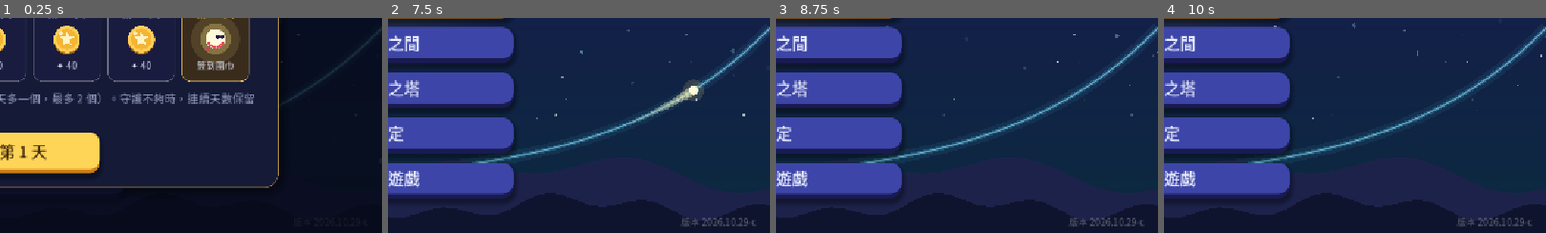
Above: before the commit, frames 1-4 (left to right).
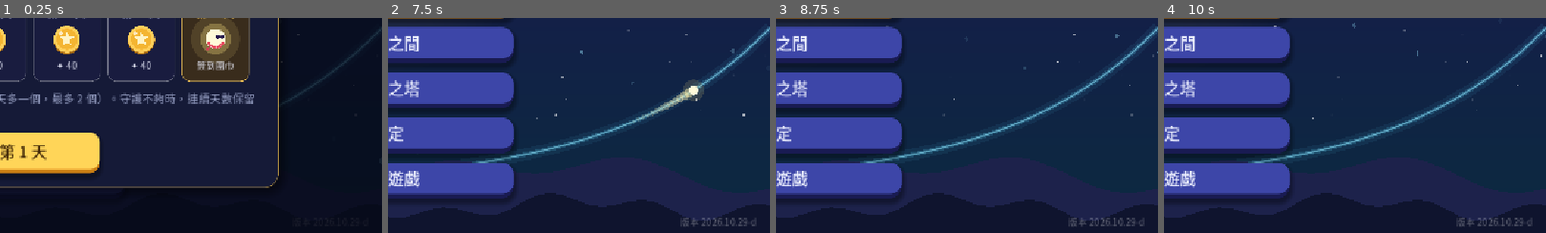
Above: after the commit, the same moments.

Repository: sam2068csie/light-spirit-journey
Game: Godot game, scene res://main_menu.tscn
Two runs of this game, one before a commit and one after it. Both use one fixed random seed, a clock stepped at 60 frames per second and the inputs below.
Inputs (mouse positions are % of the whole screen's width and height, from its top left):
- Up to frame 1 (0.25 s): no input
- Up to frame 2 (7.5 s): click "開始冒險" at 0.5 s; click "開始冒險" at 1.25 s; click "修煉之間" at 2 s; click "終焉之塔" at 2.75 s; click "設定" at 3.5 s; click "離開遊戲" at 4.25 s; click "每日任務" at 5 s; click "光靈扭蛋" at 5.75 s; click "光靈衣櫃" at 6.5 s; click "✕" at 7.25 s
- Up to frame 3 (8.75 s): tap Enter at 8 s; drag from (50, 50) to (60, 28) at 8.02 s
- Up to frame 4 (10 s): drag from (30, 55) to (45, 70) at 8.77 s; move the mouse to (60, 28) at 9.52 s; hold Right from 9.53 s (still down); tap 9 at 9.6 s
The pictures show only the part of the screen within x 50-100%, y 50-100%; the shares and areas given below are measured in that part.

The runs differ from the first frame. In frame 2, 0.1% of the frame differs, in the area x 76-97%, y 92-97%; in frame 3, 0.1%; in frame 4, 0.1%.

Commit message:
L7 求最大最小值的題目改為先最小再最大 (BUILD 2026.10.29-d)
Co-Authored-By: Claude Opus 5.5 <noreply@anthropic.com>
Claude-Session: https://claude.ai/code/session_01RombajUyooAJ6yvir5uviP

Diff:
--- a/data/game.gd
+++ b/data/game.gd
@@ -550,7 +550,7 @@
 
 const DQ := preload("daily_quests.gd")
 ## 版本號（主畫面右下角會顯示）：每次交給你新的檔案時更新，方便確認手機上裝的是不是最新版
-const BUILD := "2026.10.29-c"
+const BUILD := "2026.10.29-d"
 
 
 ## 讀取各單元的資料；舊存檔（還沒有單元的版本）的今日修煉、終焉之塔紀錄搬到「指數與對數」
--- a/data/level07_bank.gd
+++ b/data/level07_bank.gd
@@ -381,14 +381,14 @@
 				_f("列式", "f(x) = (t + 2)(t − 1)，展開。", "f(x) = t^{2} + [0]t − [1]", ["1", "2"], "f(x) = t^{2} + t − 2", "2t − t = t。", "logineq_extreme"),
 				_f("配方", "把 f(x) 配方。", "f(x) = (t + [0])^{2} − [1]", ["1/2", "9/4"], "f(x) = (t + 1/2)^{2} − 9/4", "t^{2} + t = (t + 1/2)^{2} − 1/4。",
 					"logineq_extreme"),
+				_e("找最小值", "拖動 t，讓 f 最小，然後鎖定。", 2.0, [0.5, 8.0], [1.0, 1.0, -2.0], "min", [pow(2.0, -0.5)], "t = −1/2 時最小",
+					"頂點 t = −1/2 在範圍內。"),
+				_f("最小值", "頂點的值；再換回 x（寫成 2 的次方）。", "最小值 = [0]，此時 x = 2^{[1]}", ["-9/4", "-1/2"],
+					"最小值 −9/4，此時 log_{2} x = −1/2 ⇒ x = 2^{−1/2}", "配方的常數項；log_{2} x = −1/2 ⇒ x = 2^{−1/2}。", "logineq_extreme"),
 				_e("找最大值", "拖動 t，讓 f 最大，然後鎖定。", 2.0, [0.5, 8.0], [1.0, 1.0, -2.0], "max", [8.0], "t = 3 時最大",
 					"開口向上：最大值在離頂點 t = −1/2 最遠的端點。"),
 				_f("最大值", "t = 3 代入，再換回 x。", "最大值 = [0]，此時 x = [1]", ["10", "8"], "最大值 10，此時 log_{2} x = 3 ⇒ x = 8",
 					"(3 + 2)(3 − 1)；x = 2^{3}。", "logineq_extreme"),
-				_e("找最小值", "拖動 t，讓 f 最小，然後鎖定。", 2.0, [0.5, 8.0], [1.0, 1.0, -2.0], "min", [pow(2.0, -0.5)], "t = −1/2 時最小",
-					"頂點 t = −1/2 在範圍內。"),
-				_f("最小值", "頂點的值；再換回 x（寫成 2 的次方）。", "最小值 = [0]，此時 x = 2^{[1]}", ["-9/4", "-1/2"],
-					"最小值 −9/4，此時 log_{2} x = −1/2 ⇒ x = 2^{−1/2}", "配方的常數項；log_{2} x = −1/2 ⇒ x = 2^{−1/2}。", "logineq_extreme"),
 			 ]},
 			{"eq": "f(x) = (log_{1/2} x)^{2} − 2log_{1/2} x，1/4 ≤ x ≤ 4",
 			 "steps": [
@@ -396,12 +396,12 @@
 				_f("t 的範圍", "1/4 ≤ x ≤ 4，t = log_{1/2} x 的範圍？底數 1/2 < 1 遞減：x 越大，t 越小！", "[0] ≤ t ≤ [1]", ["-2", "2"], "−2 ≤ t ≤ 2",
 					"log_{1/2} 4 = −2、log_{1/2} (1/4) = 2。", "logineq_extreme"),
 				_f("配方", "把 f(x) 配方。", "f(x) = (t − [0])^{2} − [1]", ["1", "1"], "f(x) = (t − 1)^{2} − 1", "t^{2} − 2t = (t − 1)^{2} − 1。", "logineq_extreme"),
+				_f("最小值", "頂點 t = 1 在範圍內：最小值就是頂點。", "最小值 [0]，此時 x = [1]", ["-1", "1/2"], "最小值 −1，此時 log_{1/2} x = 1 ⇒ x = 1/2",
+					"配方的常數項；x = (1/2)^{1}。", "logineq_extreme"),
 				_e("找最大值", "拖動 t，讓 f 最大，然後鎖定。", 0.5, [0.25, 4.0], [1.0, -2.0, 0.0], "max", [4.0], "t = −2 時最大",
 					"離頂點 t = 1 最遠的端點。"),
 				_f("最大值", "t = −2 代入，再換回 x（底數 1/2）。", "最大值 [0]，此時 x = [1]", ["8", "4"], "最大值 8，此時 log_{1/2} x = −2 ⇒ x = 4",
 					"(−2 − 1)^{2} − 1 = 8；x = (1/2)^{−2} = 4。", "logineq_extreme"),
-				_f("最小值", "頂點 t = 1 在範圍內：最小值就是頂點。", "最小值 [0]，此時 x = [1]", ["-1", "1/2"], "最小值 −1，此時 log_{1/2} x = 1 ⇒ x = 1/2",
-					"配方的常數項；x = (1/2)^{1}。", "logineq_extreme"),
 			 ]},
 		 ]},
 
@@ -416,12 +416,12 @@
 				_f("t 的範圍", "1 ≤ x ≤ 8，t = log_{2} x 的範圍是？", "[0] ≤ t ≤ [1]", ["0", "3"], "0 ≤ t ≤ 3", "log_{2} 1 = 0、log_{2} 8 = 3。", "logineq_extreme"),
 				_f("配方", "把 log_{2} f = −t^{2} + 4t 配方，找出頂點。", "log_{2} f = −(t − [0])^{2} + [1]", ["2", "4"],
 					"log_{2} f = −(t − 2)^{2} + 4，頂點 t = 2", "−t^{2} + 4t = −(t^{2} − 4t) = −[(t − 2)^{2} − 4]。", "logineq_extreme"),
+				_e("找最小值", "拖動 t，讓 log_{2} f 最小，然後鎖定。", 2.0, [1.0, 8.0], [-1.0, 4.0, 0.0], "min", [1.0],
+					"t = 0 時 log_{2} f = 0 最小", "開口向下：最小值在離頂點最遠的端點。"),
+				_f("m", "log_{2} f = 0，再換回 x。", "m = 2^{0} = [0]，此時 x = [1]", ["1", "1"], "m = 1，此時 log_{2} x = 0 ⇒ x = 1", "2^{0} = 1；x = 2^{0}。", "logineq_extreme"),
 				_e("找最大值", "拖動 t，讓 log_{2} f 最大，然後鎖定。", 2.0, [1.0, 8.0], [-1.0, 4.0, 0.0], "max", [4.0],
 					"t = 2 時 log_{2} f 最大 = 4", "開口向下：頂點 t = 2 在範圍內。"),
 				_f("M", "log_{2} f = 4，再換回 x。", "M = 2^{4} = [0]，此時 x = [1]", ["16", "4"], "M = 16，此時 log_{2} x = 2 ⇒ x = 4", "2^{4}；x = 2^{2}。", "logineq_extreme"),
-				_e("找最小值", "拖動 t，讓 log_{2} f 最小，然後鎖定。", 2.0, [1.0, 8.0], [-1.0, 4.0, 0.0], "min", [1.0],
-					"t = 0 時 log_{2} f = 0 最小", "開口向下：最小值在離頂點最遠的端點。"),
-				_f("m", "log_{2} f = 0，再換回 x。", "m = 2^{0} = [0]，此時 x = [1]", ["1", "1"], "m = 1，此時 log_{2} x = 0 ⇒ x = 1", "2^{0} = 1；x = 2^{0}。", "logineq_extreme"),
 			 ]},
 			{"eq": "f(x) = x^{2 + log_{3} x}，1/9 ≤ x ≤ 3\n求最大值 M、最小值 m",
 			 "steps": [
@@ -491,12 +491,12 @@
 					"logineq_extreme"),
 				_f("t 的範圍", "1/2 ≤ x ≤ 16，t = log_{2} x 的範圍是？", "[0] ≤ t ≤ [1]", ["-1", "4"], "−1 ≤ t ≤ 4", "log_{2} (1/2) = −1、log_{2} 16 = 4。", "logineq_extreme"),
 				_f("配方", "把 f(x) 配方。", "f(x) = (t − [0])^{2} − [1]", ["1", "1"], "f(x) = (t − 1)^{2} − 1", "t^{2} − 2t = (t − 1)^{2} − 1。", "logineq_extreme"),
+				_f("最小值", "頂點 t = 1 在範圍內：最小值就是頂點。", "最小值 [0]，此時 x = [1]", ["-1", "2"], "最小值 −1，此時 log_{2} x = 1 ⇒ x = 2",
+					"配方的常數項；x = 2^{1}。", "logineq_extreme"),
 				_e("找最大值", "拖動 t，讓 f 最大，然後鎖定。", 2.0, [0.5, 16.0], [1.0, -2.0, 0.0], "max", [16.0], "t = 4 時最大",
 					"離頂點 t = 1 最遠的端點。"),
 				_f("最大值", "t = 4 代入，再換回 x。", "最大值 [0]，此時 x = [1]", ["8", "16"], "最大值 8，此時 log_{2} x = 4 ⇒ x = 16", "16 − 8；x = 2^{4}。",
 					"logineq_extreme"),
-				_f("最小值", "頂點 t = 1 在範圍內：最小值就是頂點。", "最小值 [0]，此時 x = [1]", ["-1", "2"], "最小值 −1，此時 log_{2} x = 1 ⇒ x = 2",
-					"配方的常數項；x = 2^{1}。", "logineq_extreme"),
 			 ]},
 			{"eq": "x、y > 0，log_{3} x + log_{3} y = 4，求 x + y 的最小值",
 			 "steps": [
